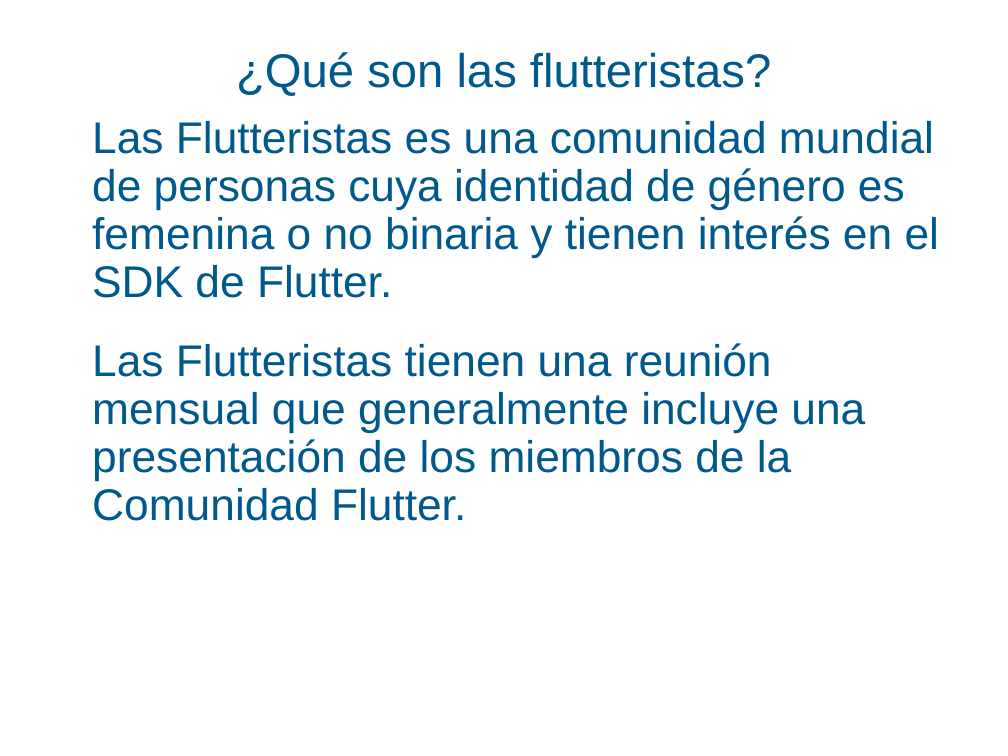
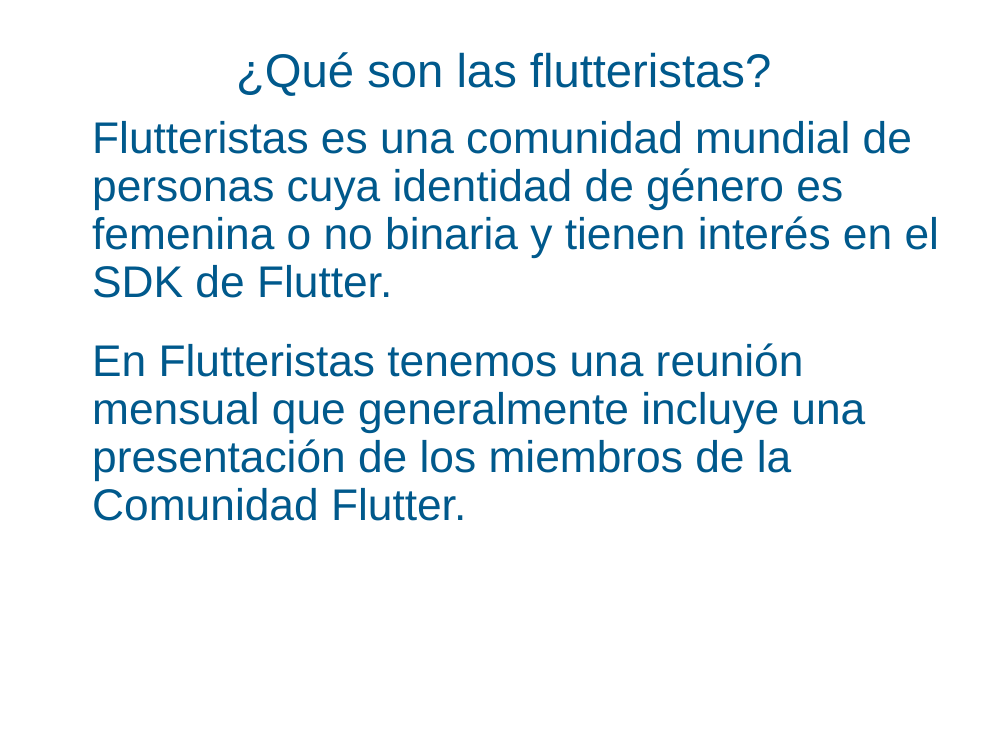
Before and after one commit to TheFlutteristas/presentations, a slide deck: slide 8 of Introduction_to_Flutteristas.pptx. Drawn at 1008x756 pixels with LibreOffice and Linux fonts; fonts in the diff are those of the drawing. Boxes give left, top, right and bottom in pixels: in the first picture for what was removed or moved away, otherwise in the second. Text is boxed around its words. In the diff, an @@ line names an element or a change of style, - is before the commit and + after.

```diff
--- a/Introduction_to_Flutteristas.pptx
+++ b/Introduction_to_Flutteristas.pptx
@@ text at [92,121,939,521]: text changed @@
-• Las Flutteristas es una comunidad mundial de personas cuya identidad de género es femenina o no binaria y tienen interés en el SDK de Flutter.
-• Las Flutteristas tienen una reunión mensual que generalmente incluye una presentación de los miembros de la Comunidad Flutter.
+• Flutteristas es una comunidad mundial de personas cuya identidad de género es femenina o no binaria y tienen interés en el SDK de Flutter.
+• En Flutteristas tenemos una reunión mensual que generalmente incluye una presentación de los miembros de la Comunidad Flutter.
```
Also in this commit, not shown: 5 other slides changed, 1 other file.
